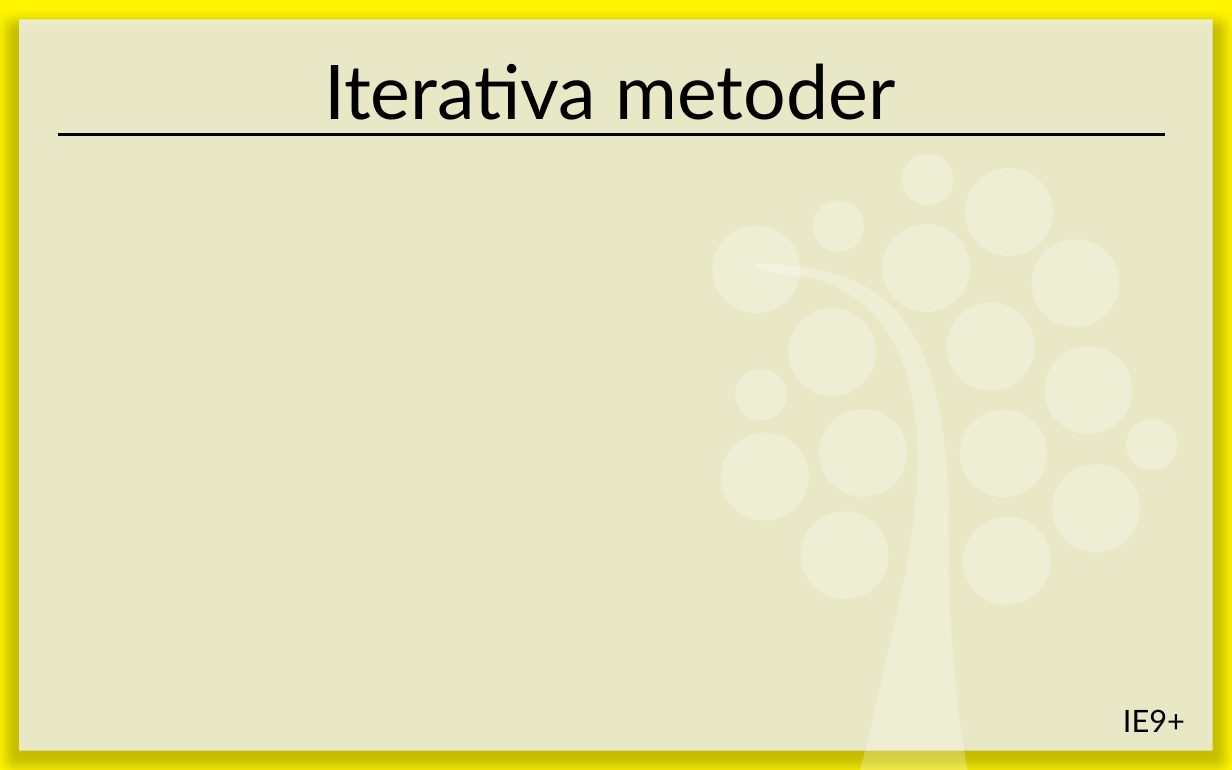
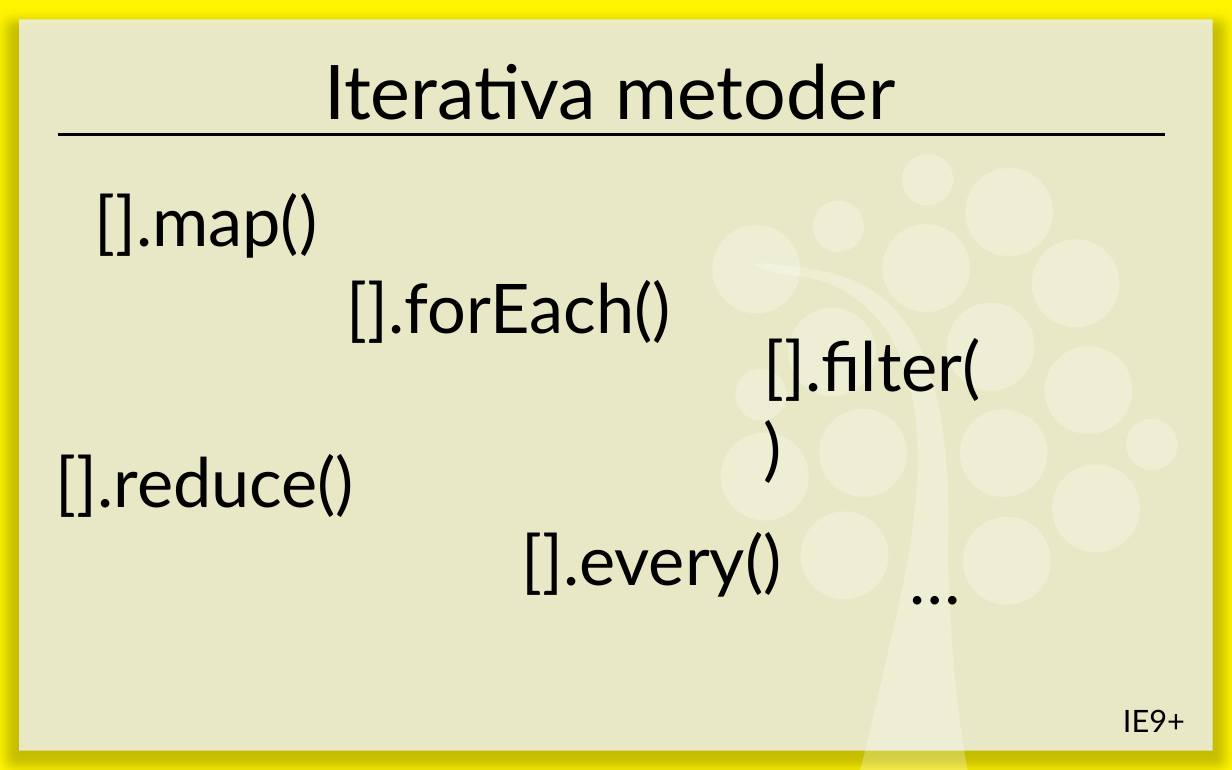
Before and after one commit to ed222an/Kursmaterial-JavaScript, a slide deck: slide 22 of lectures/E03-Funktioner/E03 - Funktioner.pptx. Drawn at 1232x770 pixels with LibreOffice and Linux fonts; fonts in the diff are those of the drawing. Boxes give left, top, right and bottom in pixels: in the first picture for what was removed or moved away, otherwise in the second. Text is boxed around its words. In the diff, an @@ line names an element or a change of style, - is before the commit and + after.

Commit message:
Sista

```diff
--- a/lectures/E03-Funktioner/E03 - Funktioner.pptx
+++ b/lectures/E03-Funktioner/E03 - Funktioner.pptx
@@ text added at [95,193,318,258], 40 pt, text #000000 @@
+[].map()
@@ text added at [347,280,671,343], 40 pt, text #000000 @@
+[].forEach()
@@ text added at [764,338,981,401], 40 pt, text #000000 @@
+[].filter()
@@ text added at [56,454,355,517], 40 pt, text #000000 @@
+[].reduce()
@@ text added at [521,532,781,597], 40 pt, text #000000 @@
+[].every()
@@ text added at [897,531,991,626], 40 pt, text #000000 @@
+…
```
